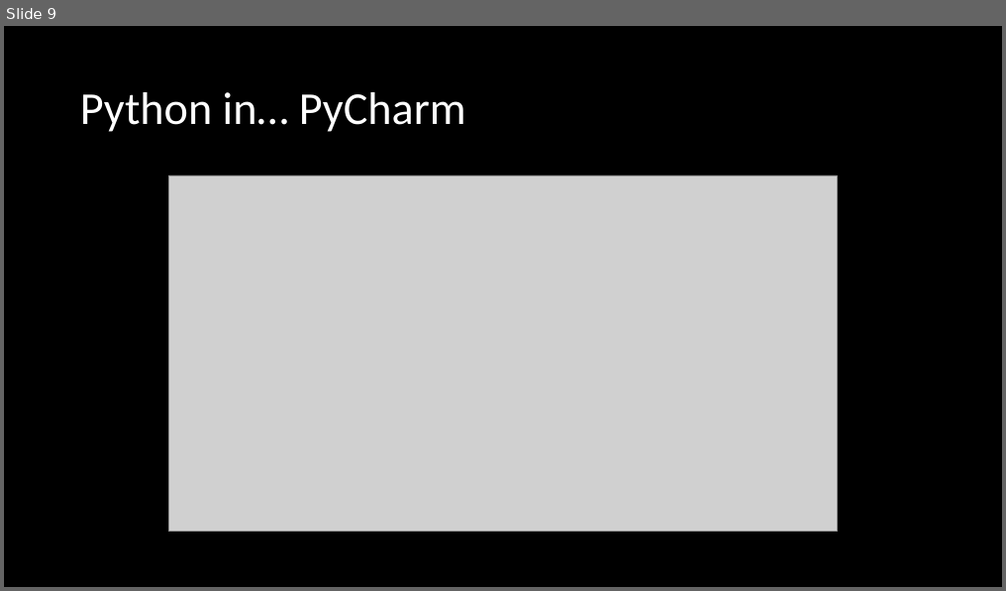
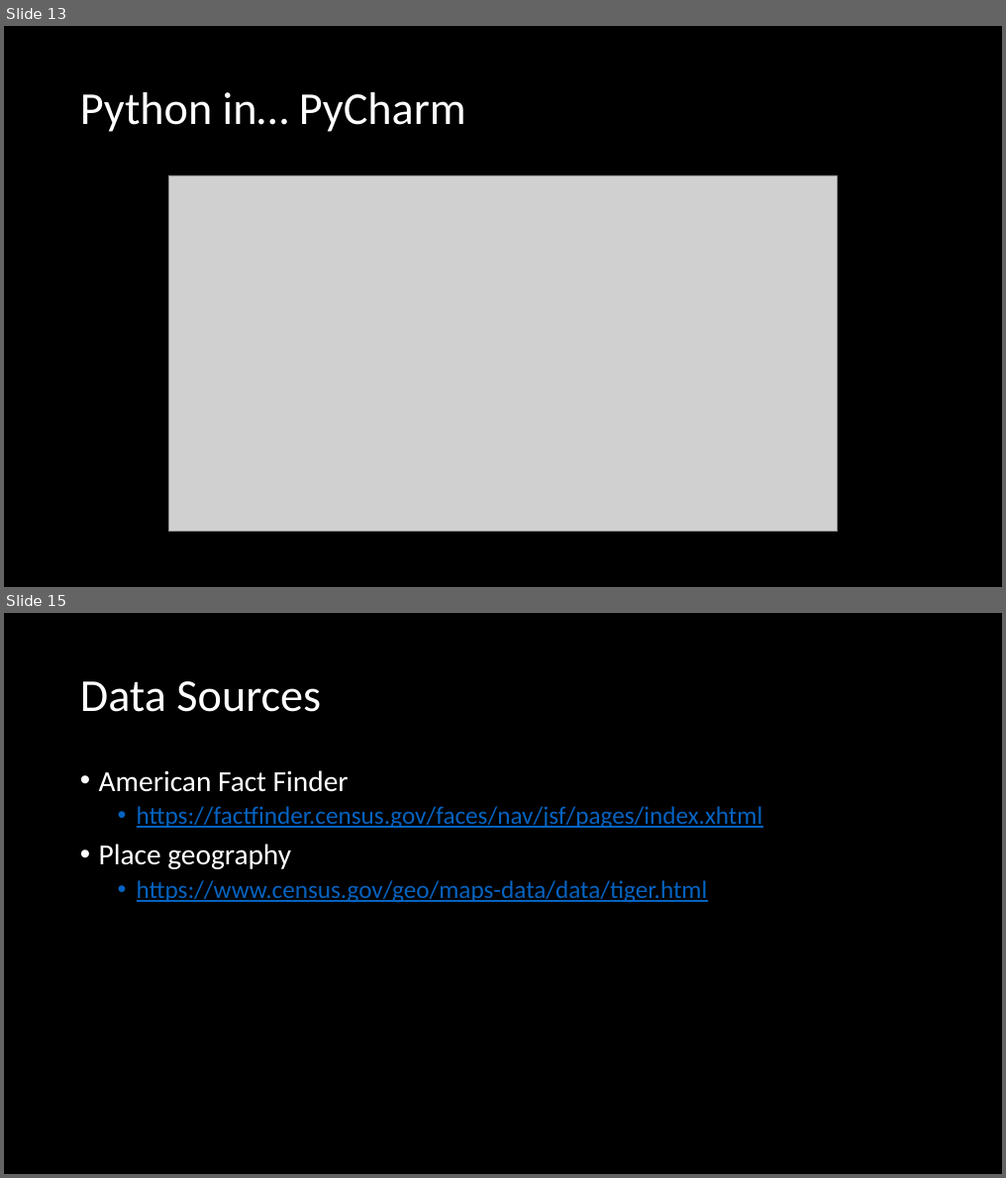
Before and after one commit to mike-babb/intro_to_python, a slide deck: Introduction to Python.pptx. Shown one above the other, each under a label of ours: slide 9 before the commit, slides 13 and 15 after it; the slides between them are not shown. The pictures are 1006x591 and 1006x1178 pixels, drawn with LibreOffice and Linux fonts; fonts in the diff are those of the drawing; grey boxes stand for pictures. Boxes give left, top, right and bottom in pixels: in the first picture for what was removed or moved away, otherwise in the second. Text is boxed around its words. In the diff, an @@ line names an element or a change of style, - is before the commit and + after.

Commit message:
Revise and include mapping data.

```diff
--- a/Introduction to Python.pptx
+++ b/Introduction to Python.pptx
@@ slide 15 added at [4,613,1002,1174], background #000000 @@
@@ title added at [80,681,321,712], 44 pt, text #FFFFFF @@
+Data Sources
@@ text added at [99,770,763,903], 24 pt, text #0563C1, underline @@
+• American Fact Finder
+  • https://factfinder.census.gov/faces/nav/jsf/pages/index.xhtml
+• Place geography
+  • https://www.census.gov/geo/maps-data/data/tiger.html
@@ what was slide 9 is now slide 13 @@
```
Also in this commit, not shown: 5 slides changed, 4 other slides added, 13 other files.
